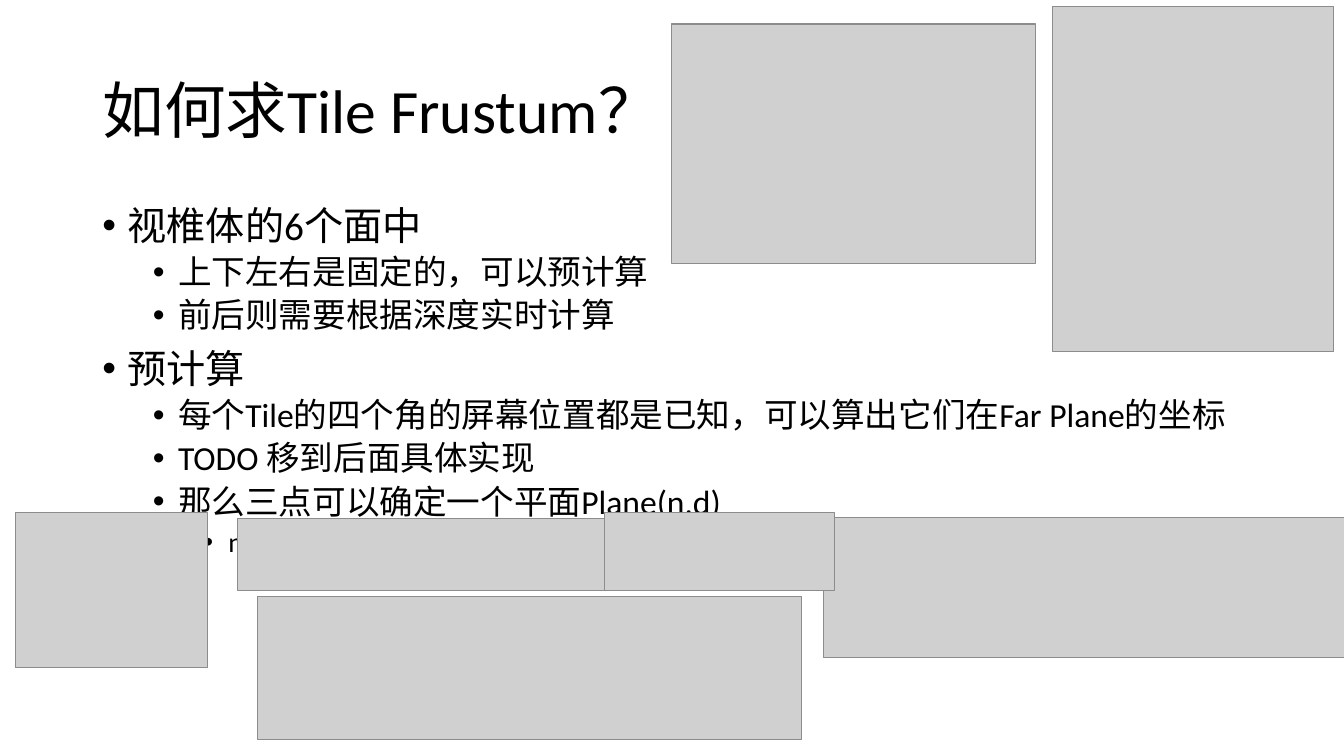
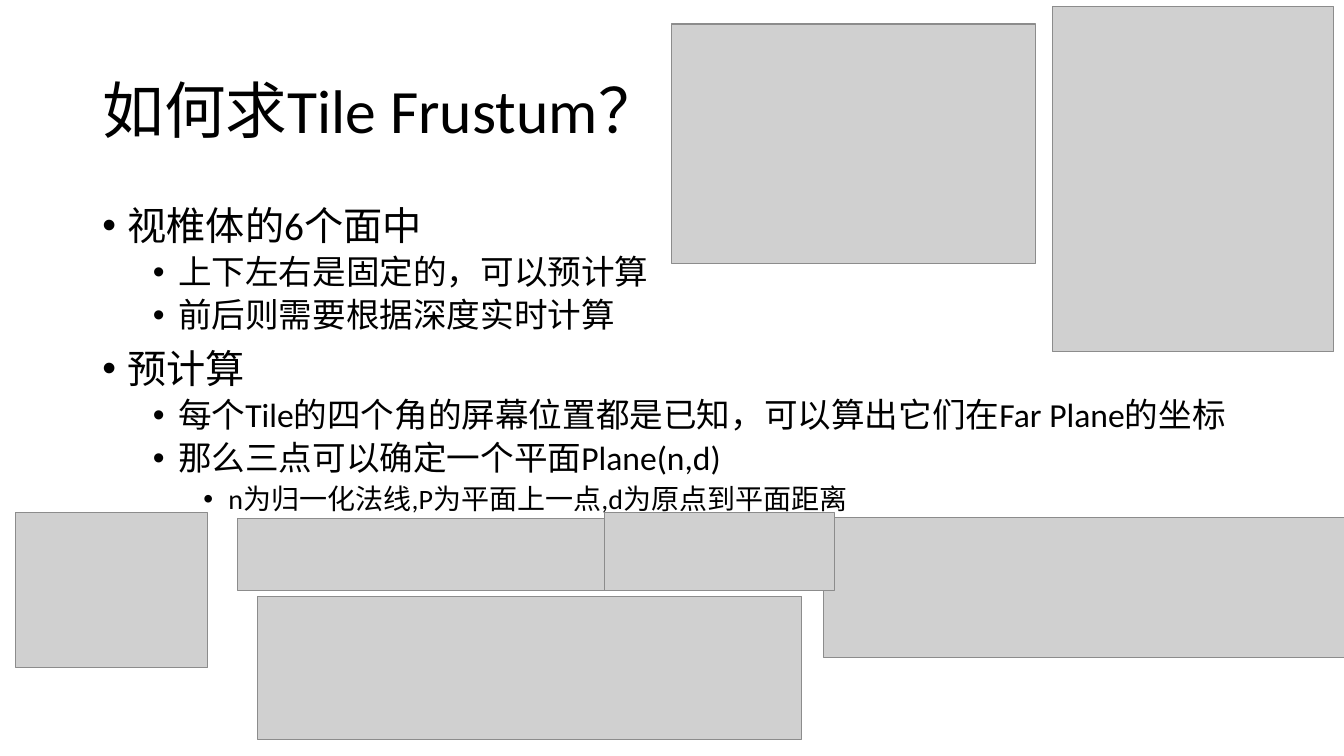
Before and after one commit to liangjuntu/Papers, a slide deck: slide 8 of ForwardPlus/Forward+梁骏图.pptx. Drawn at 1344x756 pixels with LibreOffice and Linux fonts; fonts in the diff are those of the drawing; grey boxes stand for pictures. Boxes give left, top, right and bottom in pixels: in the first picture for what was removed or moved away, otherwise in the second. Text is boxed around its words. In the diff, an @@ line names an element or a change of style, - is before the commit and + after.

```diff
--- a/ForwardPlus/Forward+梁骏图.pptx
+++ b/ForwardPlus/Forward+梁骏图.pptx
@@ text at box(178, 441, 535, 473): paragraph removed @@
-  • TODO 移到后面具体实现
```
Also in this commit, not shown: 2 other slides changed, 7 slides added, 3 slides removed.
